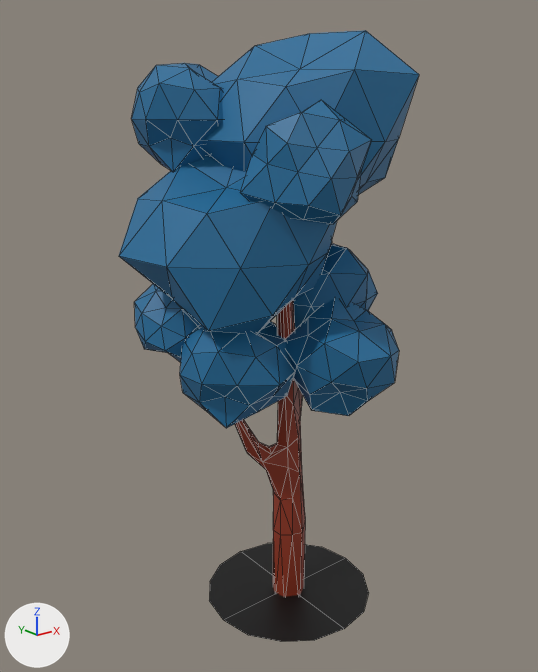
The FBX model Projekt Unity/TowerDefense/Assets/Modele/EpokaKamienia/FBX/Otoczenie/Drzewo2.fbx as it was, and as the next commit left it.
Both versions are drawn from a 50 mm camera at (-9.63, -11.32, 10.76) aimed at (-0.27, 0.39, 6.08). Lighting does not change. The marker at lower left points along +X, +Y and +Z. Mesh edges are drawn as thin lines.
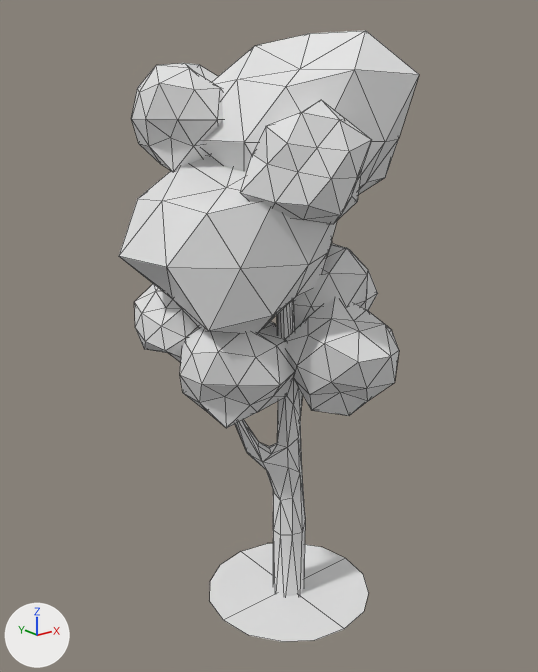
The newer file is also rescaled (x0.5), turned or shifted as a whole; pictures and numbers use the older file's frame.

Scene script edits in JSON lines:
```json
{"block": "me_plane_001", "where": "me_plane_001.from_pydata(...)  # 458 vertices, 842 faces; spans x -3.11..2.64, y -2.25..2.68, z -0.64..12.04"}
{"block": "me_plane_001", "where": "# used by ob_plane_001; location = (0.0, 0.0, 0.0)"}
{"block": "me_plane_001", "change": "me_plane_001 part 1: all 4 faces that had it switch from mat_cien (black #000000) to no material"}
{"block": "me_plane_001", "change": "me_plane_001 part 2: all 640 faces that had it switch from mat_liscie2 (blue #206d9a) to no material"}
{"block": "me_plane_001", "change": "me_plane_001 part 3: all 198 faces that had it switch from mat_trzon1 (brown #8f331c) to no material"}
```

What differs and where, as boxes [x1, y1, x2, y2] in the pictures (538 x 672 px):
```json
{"part": 1, "of": "me_plane_001", "change": "recoloured", "before": [209, 543, 369, 642], "after": [209, 543, 369, 642], "on screen": "black to white"}
{"part": 2, "of": "me_plane_001", "change": "recoloured", "before": [119, 30, 419, 428], "after": [119, 30, 419, 428], "on screen": "blue to grey"}
{"part": 3, "of": "me_plane_001", "change": "recoloured", "before": [235, 301, 305, 597], "after": [235, 301, 305, 597]}
```
